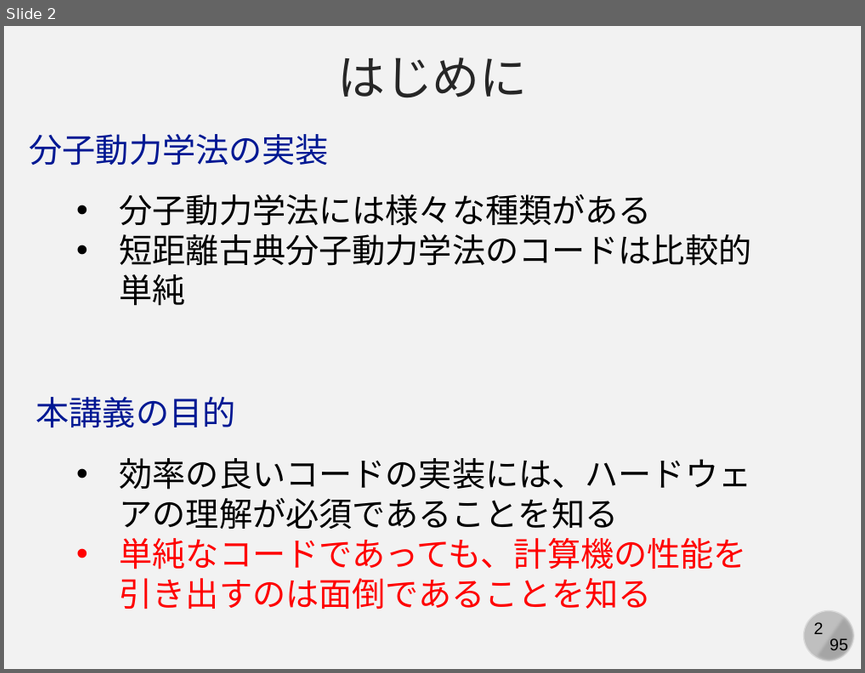
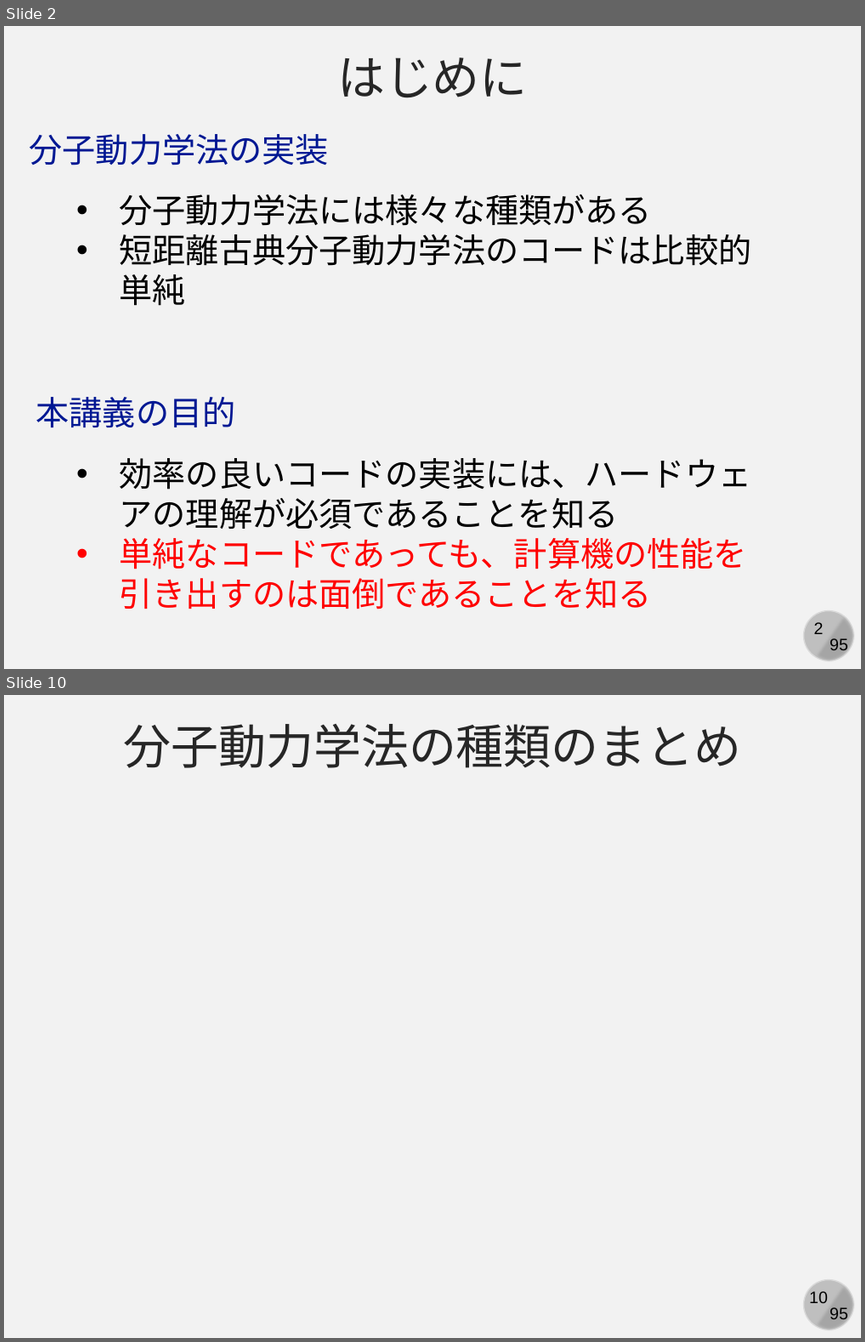
Before and after one commit to kaityo256/simulation_engineering, a slide deck: 07_md_implementation/simulation07.pptx. Shown one above the other, each under a label of ours: slide 2 before the commit, slides 2 and 10 after it; the slides between them are not shown. The pictures are 865x673 and 865x1342 pixels, drawn with LibreOffice and Linux fonts; fonts in the diff are those of the drawing. Boxes give left, top, right and bottom in pixels: in the first picture for what was removed or moved away, otherwise in the second. Text is boxed around its words. In the diff, an @@ line names an element or a change of style, - is before the commit and + after.

```diff
--- a/07_md_implementation/simulation07.pptx
+++ b/07_md_implementation/simulation07.pptx
@@ slide 10 added at bbox=[4, 695, 861, 1338], background #F2F2F2; not listed: 4 template elements that a slide beside it also shows @@
@@ text added at bbox=[123, 724, 741, 768], 40 pt, text #262626 @@
+分子動力学法の種類のまとめ
```
Also in this commit, not shown: 2 slides changed, 5 other slides added, 1 slide removed.
